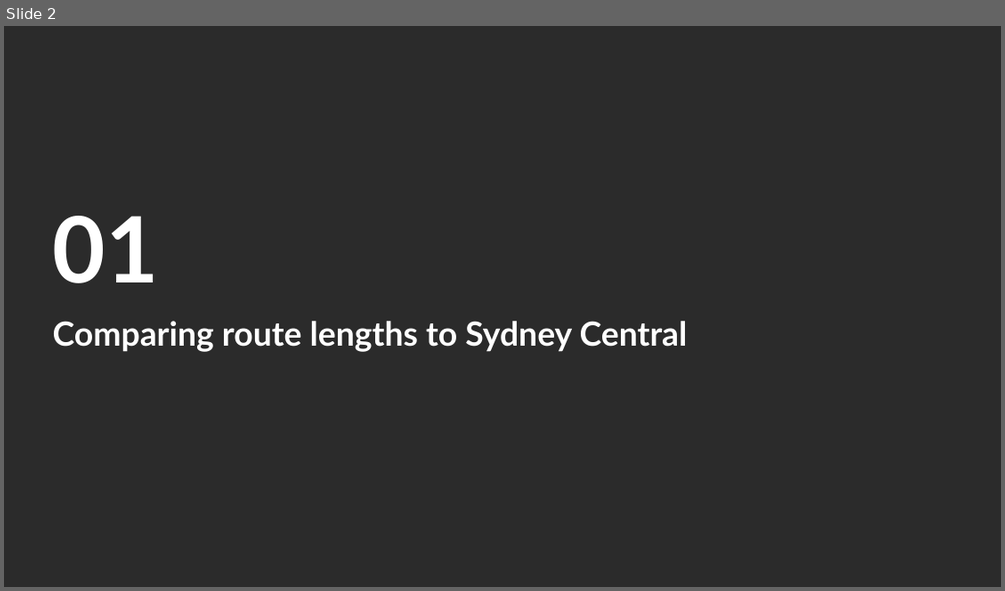
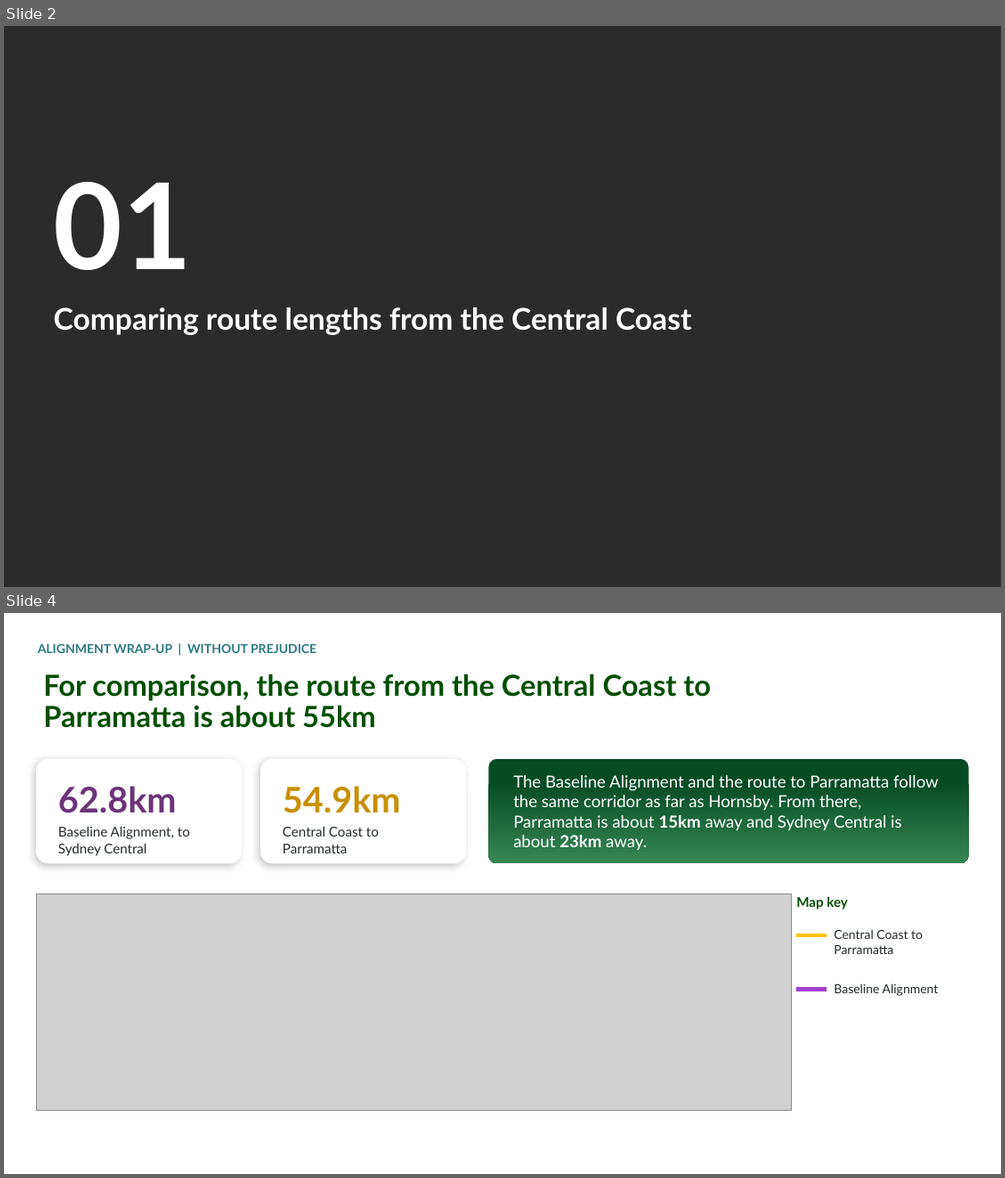
Before and after one commit to alyciawolf02/claude, a slide deck: Protecting_HSRA_Sydney_Central_Alignment_v2.pptx. Shown one above the other, each under a label of ours: slide 2 before the commit, slides 2 and 4 after it; the slides between them are not shown. The pictures are 1005x591 and 1005x1178 pixels, drawn with LibreOffice and Linux fonts; fonts in the diff are those of the drawing; grey boxes stand for pictures; background and template pictures are left out; a plain dark background stands for a picture behind light text. Boxes give left, top, right and bottom in pixels: in the first picture for what was removed or moved away, otherwise in the second. Text is boxed around its words. In the diff, an @@ line names an element or a change of style, - is before the commit and + after.

```diff
--- a/Protecting_HSRA_Sydney_Central_Alignment_v2.pptx
+++ b/Protecting_HSRA_Sydney_Central_Alignment_v2.pptx
@@ slide 4 added at <box>4,613,1001,1174</box>, background #FFFFFF @@
@@ text added at <box>38,643,316,653</box>, 12 pt, text #2D7A80, bold @@
+ALIGNMENT WRAP-UP | WITHOUT PREJUDICE
@@ text added at <box>43,674,711,728</box>, 28 pt, text #004F00, bold @@
+For comparison, the route from the Central Coast to Parramatta is about 55km
@@ rounded rectangle added at <box>36,759,242,863</box>, fill #FFFFFF, 13 pt, text #262B2B @@
+62.8km
+Baseline Alignment, to Sydney Central
@@ rounded rectangle added at <box>260,759,466,863</box>, fill #FFFFFF, 13 pt, text #262B2B @@
+54.9km
+Central Coast to Parramatta
@@ rounded rectangle added at <box>488,759,969,863</box>, fill gradient #074C23 to #368653, 16 pt, text #FFFFFF @@
+The Baseline Alignment and the route to Parramatta follow the same corridor as far as Hornsby. From there, Parramatta is about 15km away and Sydney Central is about 23km away.
@@ picture added at <box>36,893,792,1111</box> @@
@@ text added at <box>796,896,848,909</box>, 13 pt, text #004F00, bold @@
+Map key
@@ text added at <box>833,929,922,954</box>, 12 pt, text #262B2B @@
+Central Coast to Parramatta
@@ line added from (797, 935) to (826, 935), #FFC000 4 pt @@
@@ text added at <box>833,983,938,996</box>, 12 pt, text #262B2B @@
+Baseline Alignment
@@ line added from (797, 989) to (826, 989), #A23DD0 4 pt @@
@@ slide 2 changed as well @@
@@ text "01": place and size @@
-text "01" at <box>53,216,159,283</box>
+text "01" at <box>54,182,193,270</box>
@@ text "01" at <box>54,182,193,270</box>: size 88 to 115 pt; vertical alignment middle to top @@
@@ title "Comparing route lengths from the ..." at <box>54,307,691,335</box>: vertical alignment middle to bottom @@
@@ title at <box>54,307,691,335</box>: text changed; size 32 to 28.8 pt @@
-Comparing route lengths to Sydney Central
+Comparing route lengths from the Central Coast
```
Also in this commit, not shown: 3 other slides changed, 1 other slide added, 1 slide removed.
